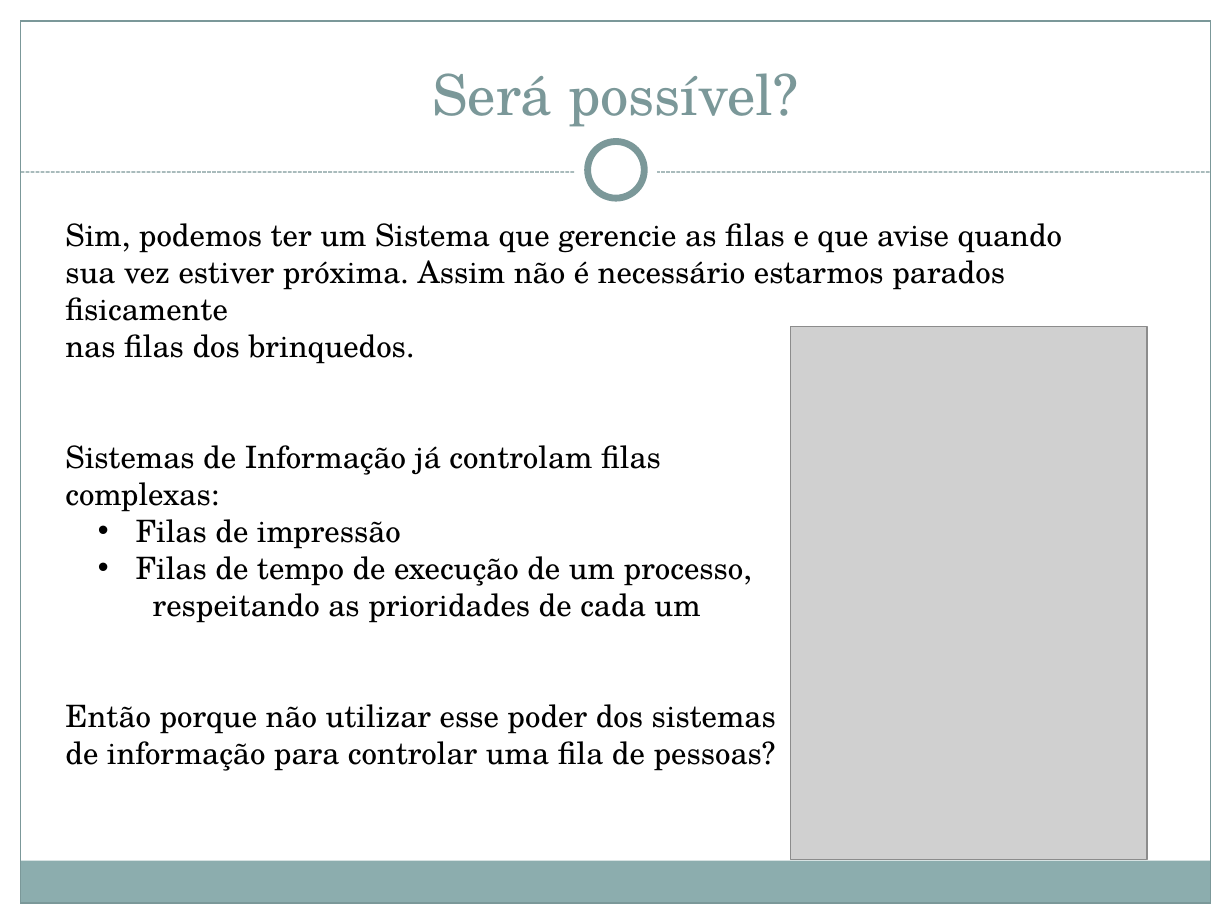
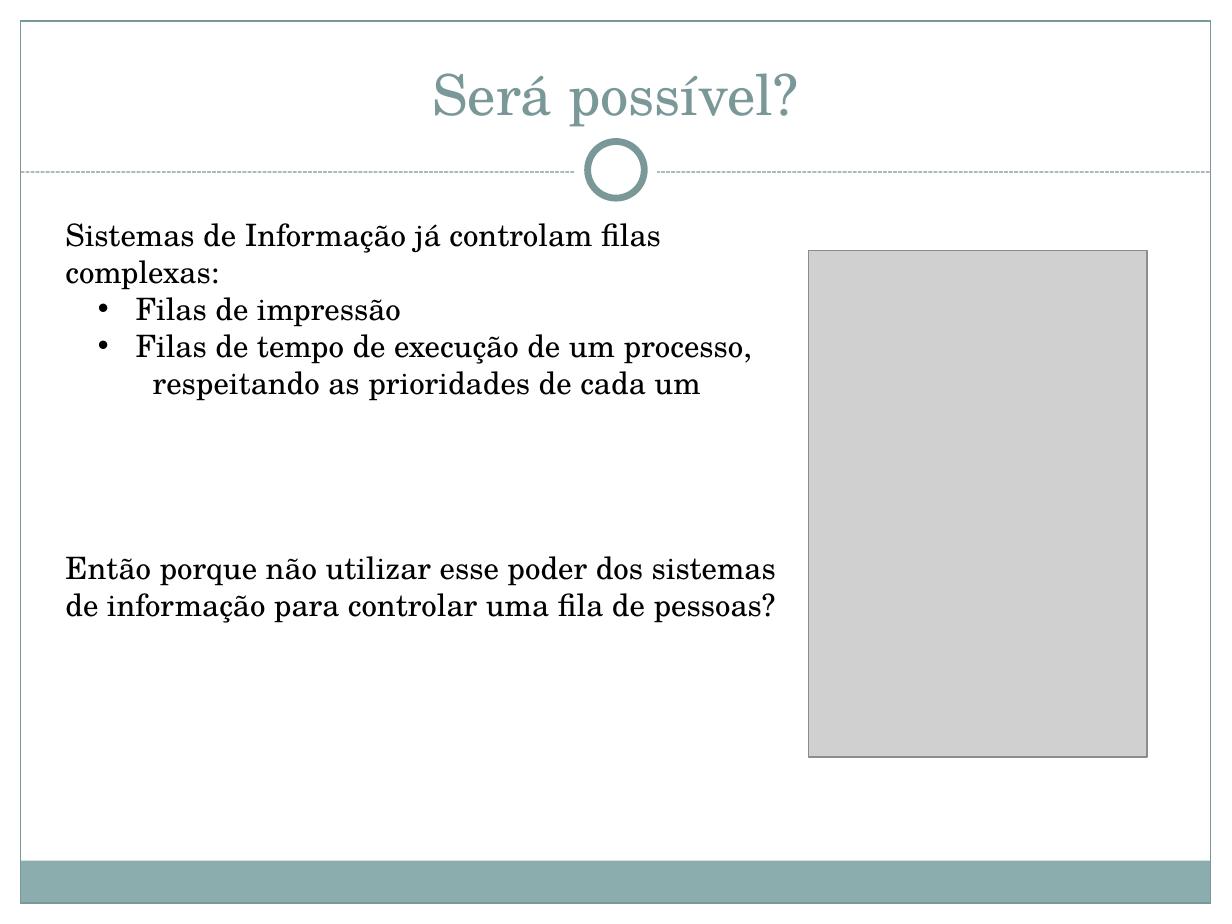
Before and after one commit to herberton/projetof1, a slide deck: slide 4 of wiki/Apresentação/Apresentação Final.pptx. Drawn at 1232x924 pixels with LibreOffice and Linux fonts; fonts in the diff are those of the drawing; grey boxes stand for pictures. Boxes give left, top, right and bottom in pixels: in the first picture for what was removed or moved away, otherwise in the second. Text is boxed around its words. In the diff, an @@ line names an element or a change of style, - is before the commit and + after.

```diff
--- a/wiki/Apresentação/Apresentação Final.pptx
+++ b/wiki/Apresentação/Apresentação Final.pptx
@@ text at (65,223,1063,364): paragraphs removed @@
-Sim, podemos ter um Sistema que gerencie as filas e que avise quando sua vez estiver próxima. Assim não é necessário estarmos parados fisicamente
-nas filas dos brinquedos.
@@ picture: place and size @@
-picture at (791,326,1147,860)
+picture at (808,250,1147,756)
```
Also in this commit, not shown: 5 other slides changed, 5 slides added.
